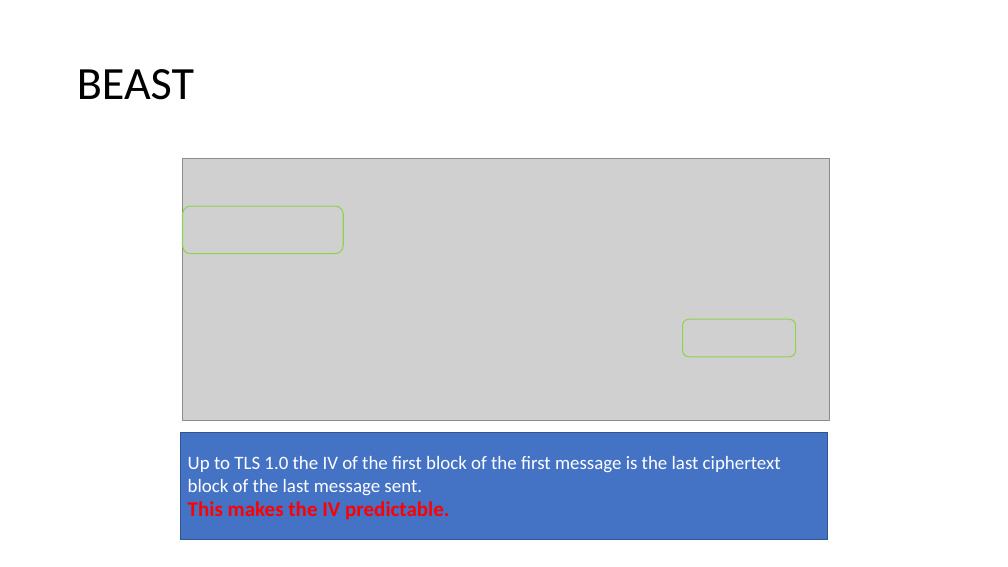
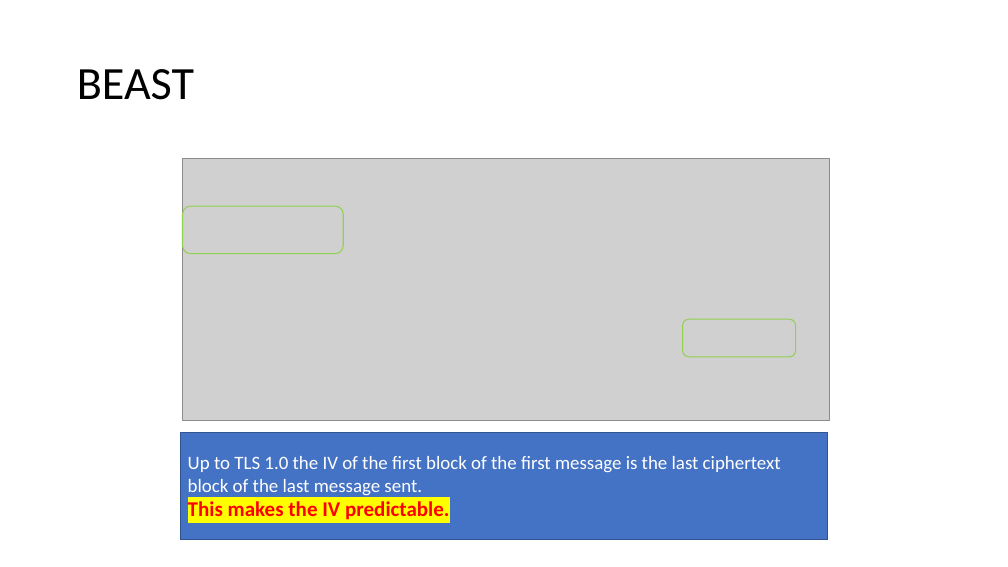
Before and after one commit to DeMaCS-UNICAL/NetworkSecurity, a slide deck: slide 17 of slides/SSL.pptx. Drawn at 1008x567 pixels with LibreOffice and Linux fonts; fonts in the diff are those of the drawing; grey boxes stand for pictures. Boxes give left, top, right and bottom in pixels: in the first picture for what was removed or moved away, otherwise in the second. Text is boxed around its words. In the diff, an @@ line names an element or a change of style, - is before the commit and + after.

```diff
--- a/slides/SSL.pptx
+++ b/slides/SSL.pptx
@@ text in rectangle at (188,501,449,520): highlight none to #FFFF00 in "This makes the IV predictable." @@
```
Also in this commit, not shown: 3 other slides changed, 4 other files.
